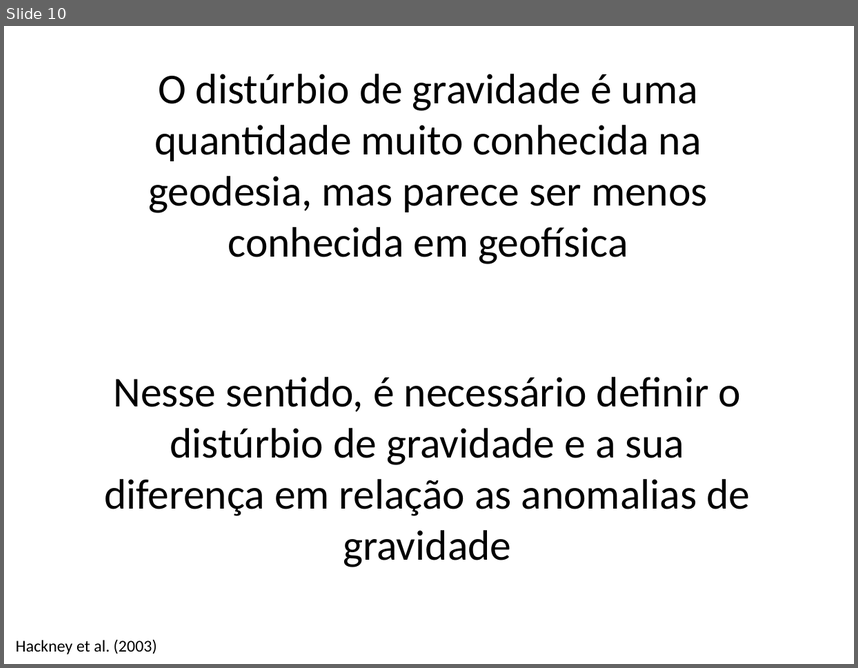
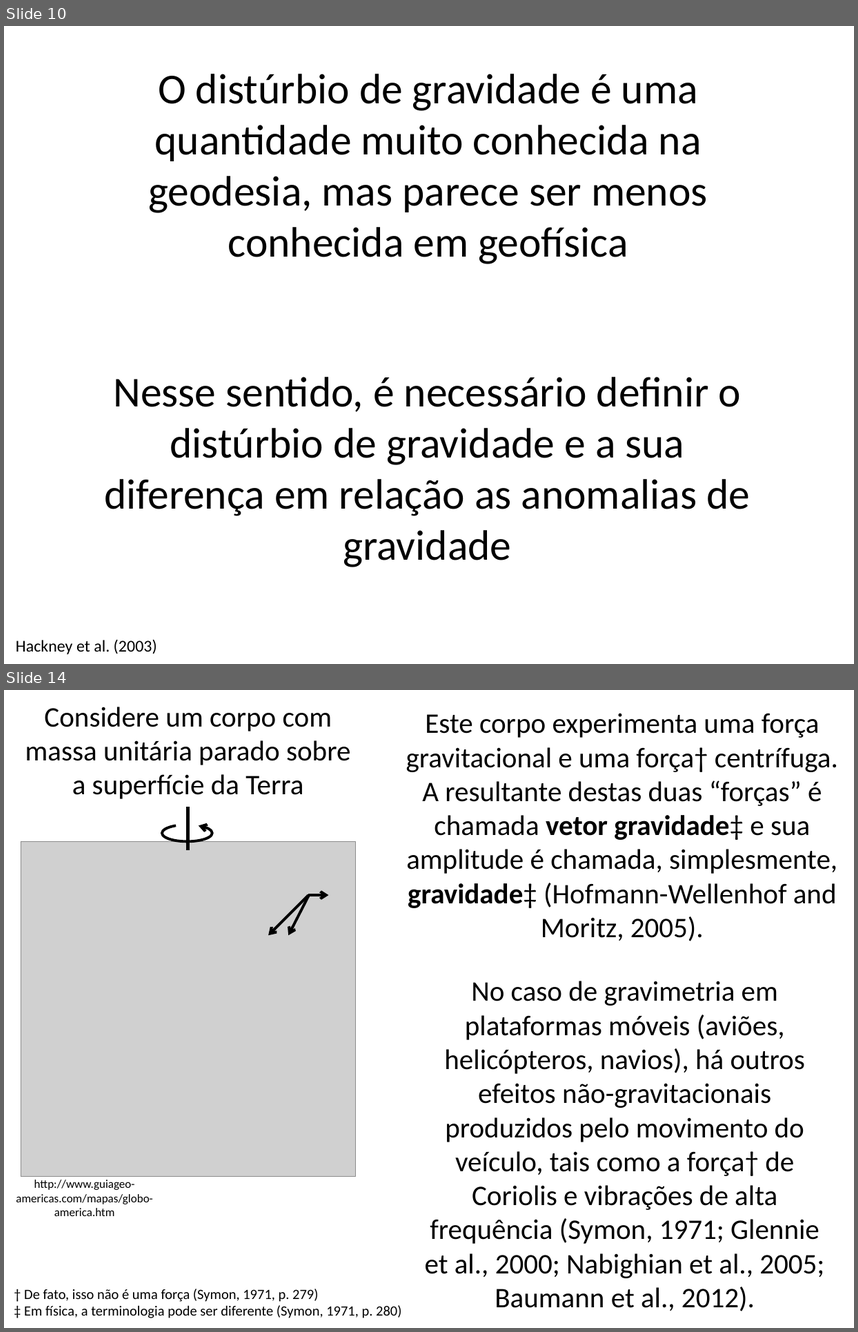
Before and after one commit to pinga-lab/CE-VII-SimBGf-2016, a slide deck: slides/5_disturbio_gravidade.pptx. Shown one above the other, each under a label of ours: slide 10 before the commit, slides 10 and 14 after it; the slides between them are not shown. The pictures are 858x668 and 858x1332 pixels, drawn with LibreOffice and Linux fonts; fonts in the diff are those of the drawing; grey boxes stand for pictures. Boxes give left, top, right and bottom in pixels: in the first picture for what was removed or moved away, otherwise in the second. Text is boxed around its words. In the diff, an @@ line names an element or a change of style, - is before the commit and + after.

Commit message:
potencial de gravidade

```diff
--- a/slides/5_disturbio_gravidade.pptx
+++ b/slides/5_disturbio_gravidade.pptx
@@ slide 14 added at (4,690,854,1328), background #FFFFFF @@
@@ text added at (25,707,350,799), 24 pt, text #000000 @@
+Considere um corpo com massa unitária parado sobre a superfície da Terra
@@ text added at (406,713,838,941), 24 pt, text #000000 @@
+Este corpo experimenta uma força gravitacional e uma força† centrífuga. A resultante destas duas “forças” é chamada vetor gravidade‡ e sua amplitude é chamada, simplesmente, gravidade‡ (Hofmann-Wellenhof and Moritz, 2005).
@@ line added from (188, 850) to (188, 807), #000000 3 pt @@
@@ arc (boxed as its full ellipse) added at (162,825,212,841), outline #000000 2.25 pt @@
@@ picture added at (21,841,356,1176) @@
@@ arrow added from (308, 895) to (268, 935), #000000 2.25 pt @@
@@ arrow added from (308, 896) to (289, 935), #000000 2.25 pt @@
@@ arrow added from (308, 895) to (329, 895), #000000 2.25 pt @@
@@ text added at (425,980,824,1311), 24 pt, text #000000 @@
+No caso de gravimetria em plataformas móveis (aviões, helicópteros, navios), há outros efeitos não-gravitacionais produzidos pelo movimento do veículo, tais como a força† de Coriolis e vibrações de alta frequência (Symon, 1971; Glennie et al., 2000; Nabighian et al., 2005; Baumann et al., 2012).
@@ text added at (16,1179,153,1216), 10 pt, text #000000 @@
+http://www.guiageo-americas.com/mapas/globo-america.htm
@@ text added at (24,1288,401,1318), 12 pt, text #000000 @@
+† De fato, isso não é uma força (Symon, 1971, p. 279)
+‡ Em física, a terminologia pode ser diferente (Symon, 1971, p. 280)
```
Also in this commit, not shown: 5 slides changed, 23 other slides added, 1 slide removed.
